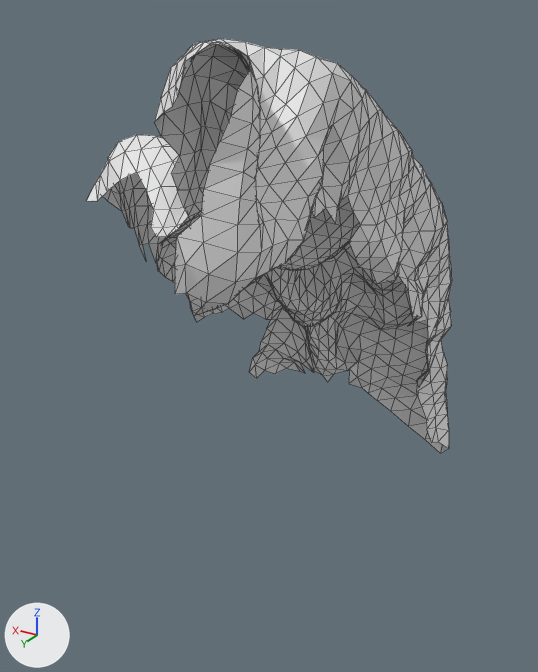
The glTF model data/brain_meshes/prefrontal_cortex.glb, before and after one commit.
Both versions are drawn from a camera (50 mm lens) standing at (-0.375, 0.615, 0.8) and looking at (0.456, -0.77, 0.107). Arrows for +X, +Y and +Z are at lower left; the lights stay in place. The first picture is the older version. Mesh edges are drawn as thin lines. Where no turn or scale is listed for an object, it has been applied to the vertices.

Names of what the first picture shows: 'geometry_0'.
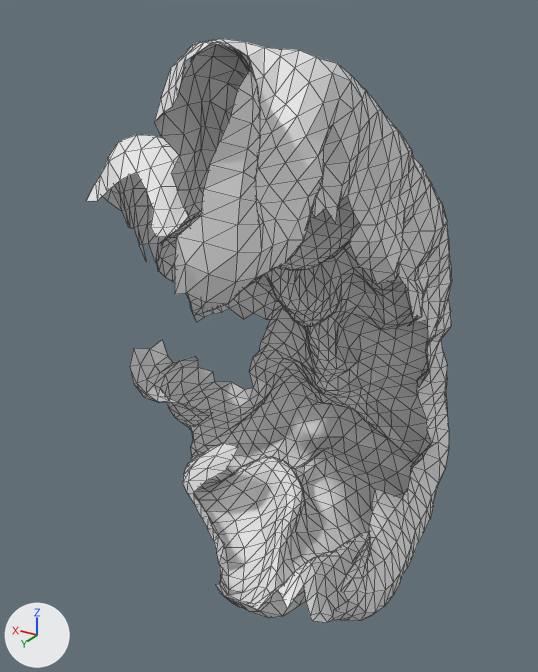
Boxes (x1, y1, x2, y2) around the edits, measured in the pictures (538 x 672 px):
'geometry_0', reshaped (40% taller)
    before: (87, 39, 452, 454)
    after: (87, 39, 452, 622)
part 1 of me_geometry_0, added
    after: (130, 340, 449, 622)

What changed in the scene script:
```text
Change me_geometry_0:
    used by ob_geometry_0; location = (0.0, 0.0, 0.0)
    remove me_geometry_0.from_pydata(...)  # 1087 vertices, 2029 faces; spans x 0.139..0.772, y -1.357..-0.101, z -0.406..0.767
    add me_geometry_0.from_pydata(...)  # 1657 vertices, 3102 faces; spans x 0.13..0.869, y -1.357..-0.101, z -0.613..0.767
    me_geometry_0 part 1: 570 vertices added at x 0.13..0.869, y -1.279..-0.519, z -0.613..0.008
```
